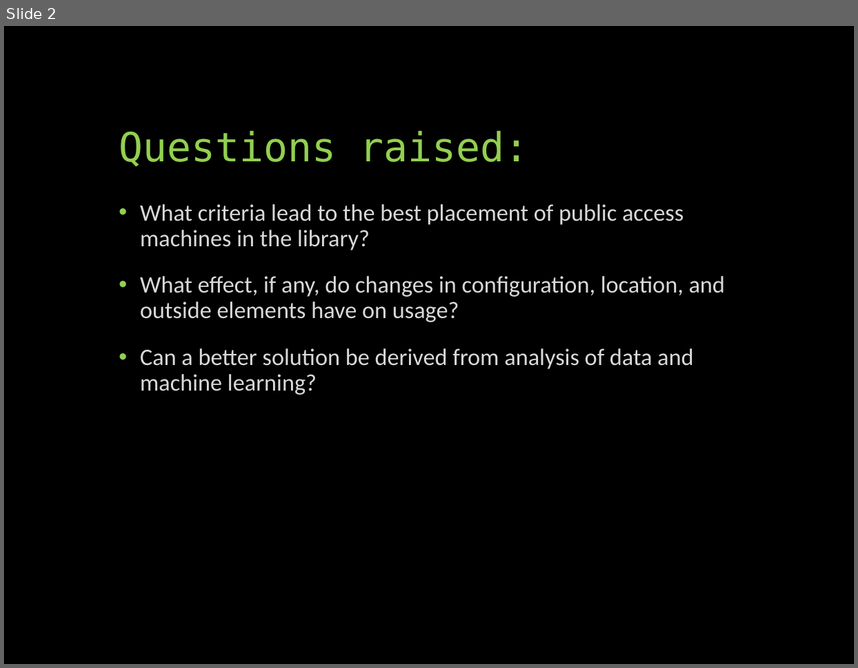
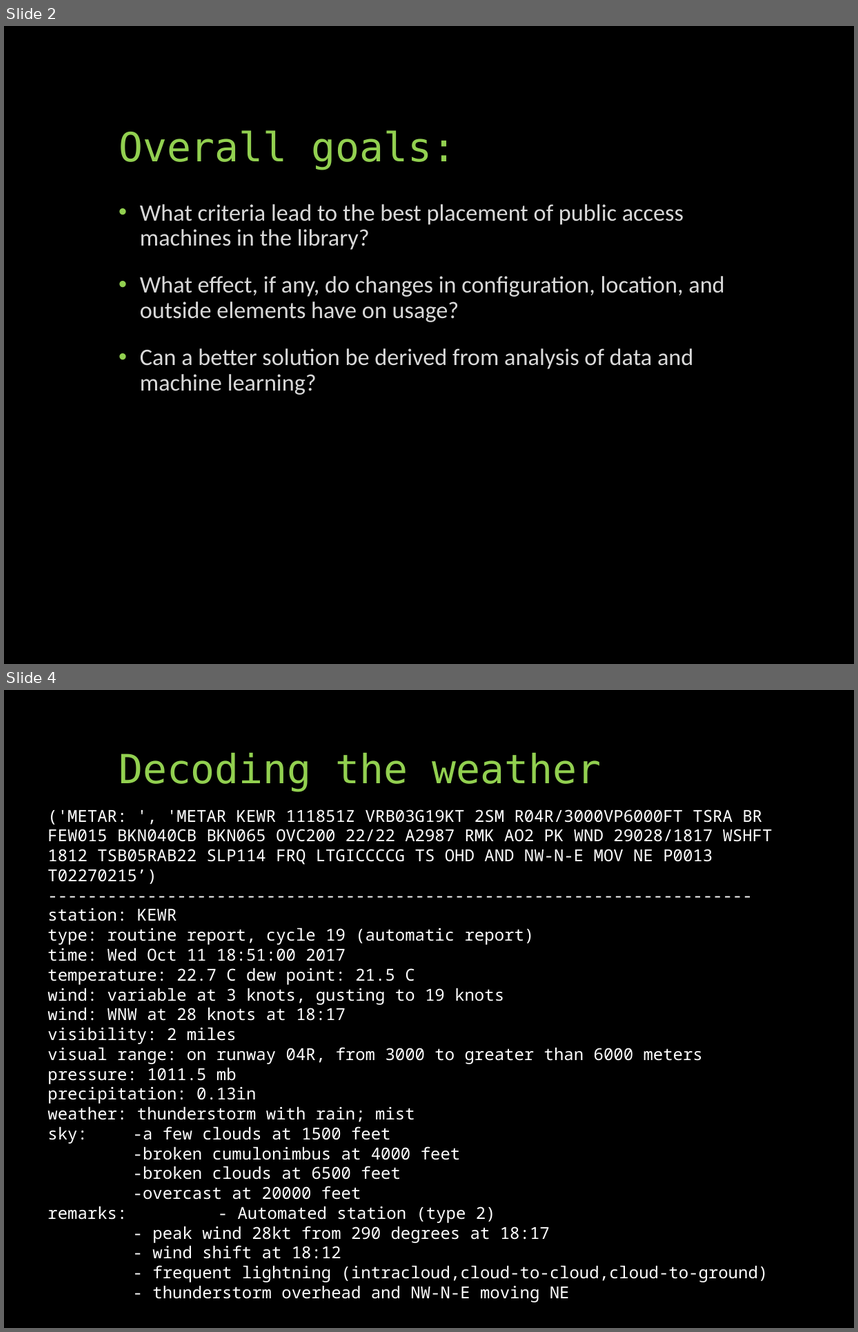
Before and after one commit to UNCG-CSE/Library-Computer-Usage-Analysis, a slide deck: docs/Computers in the Libraries.pptx. Shown one above the other, each under a label of ours: slide 2 before the commit, slides 2 and 4 after it; the slides between them are not shown. The pictures are 858x668 and 858x1332 pixels, drawn with LibreOffice and Linux fonts; fonts in the diff are those of the drawing. Boxes give left, top, right and bottom in pixels: in the first picture for what was removed or moved away, otherwise in the second. Text is boxed around its words. In the diff, an @@ line names an element or a change of style, - is before the commit and + after.

```diff
--- a/docs/Computers in the Libraries.pptx
+++ b/docs/Computers in the Libraries.pptx
@@ slide 4 added at (4,690,854,1328), background #000000 @@
@@ text added at (119,753,602,791), 34 pt, text #92D050 @@
+Decoding the weather
@@ text added at (47,809,773,1302), 14 pt, text #FFFFFF @@
+('METAR: ', 'METAR KEWR 111851Z VRB03G19KT 2SM R04R/3000VP6000FT TSRA BR
+FEW015 BKN040CB BKN065 OVC200 22/22 A2987 RMK AO2 PK WND 29028/1817 WSHFT
+1812 TSB05RAB22 SLP114 FRQ LTGICCCCG TS OHD AND NW-N-E MOV NE P0013 T02270215’)
+-----------------------------------------------------------------------
+station: KEWR
+type: routine report, cycle 19 (automatic report)
+time: Wed Oct 11 18:51:00 2017
+temperature: 22.7 C dew point: 21.5 C
+wind: variable at 3 knots, gusting to 19 knots
+wind: WNW at 28 knots at 18:17
+visibility: 2 miles
+visual range: on runway 04R, from 3000 to greater than 6000 meters
+pressure: 1011.5 mb
+precipitation: 0.13in
+weather: thunderstorm with rain; mist
+sky: -a few clouds at 1500 feet
+-broken cumulonimbus at 4000 feet
+-broken clouds at 6500 feet
+-overcast at 20000 feet
+remarks: - Automated station (type 2)
+- peak wind 28kt from 290 degrees at 18:17
+- wind shift at 18:12
+- frequent lightning (intracloud,cloud-to-cloud,cloud-to-ground)
+- thunderstorm overhead and NW-N-E moving NE
@@ slide 2 changed as well @@
@@ text at (119,130,457,170): text changed @@
-Questions raised:
+Overall goals:
```
Also in this commit, not shown: 1 other slide changed, 8 other slides added, 7 slides removed, 1 other file.
